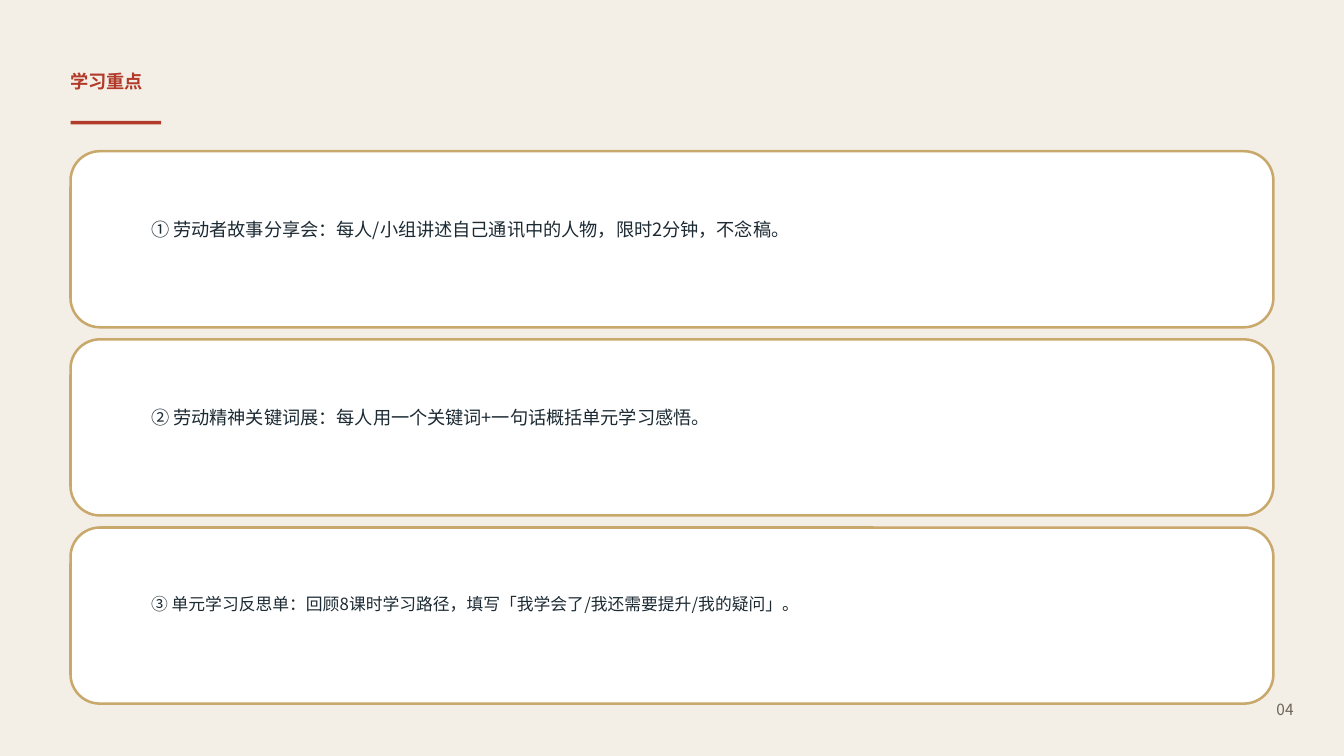
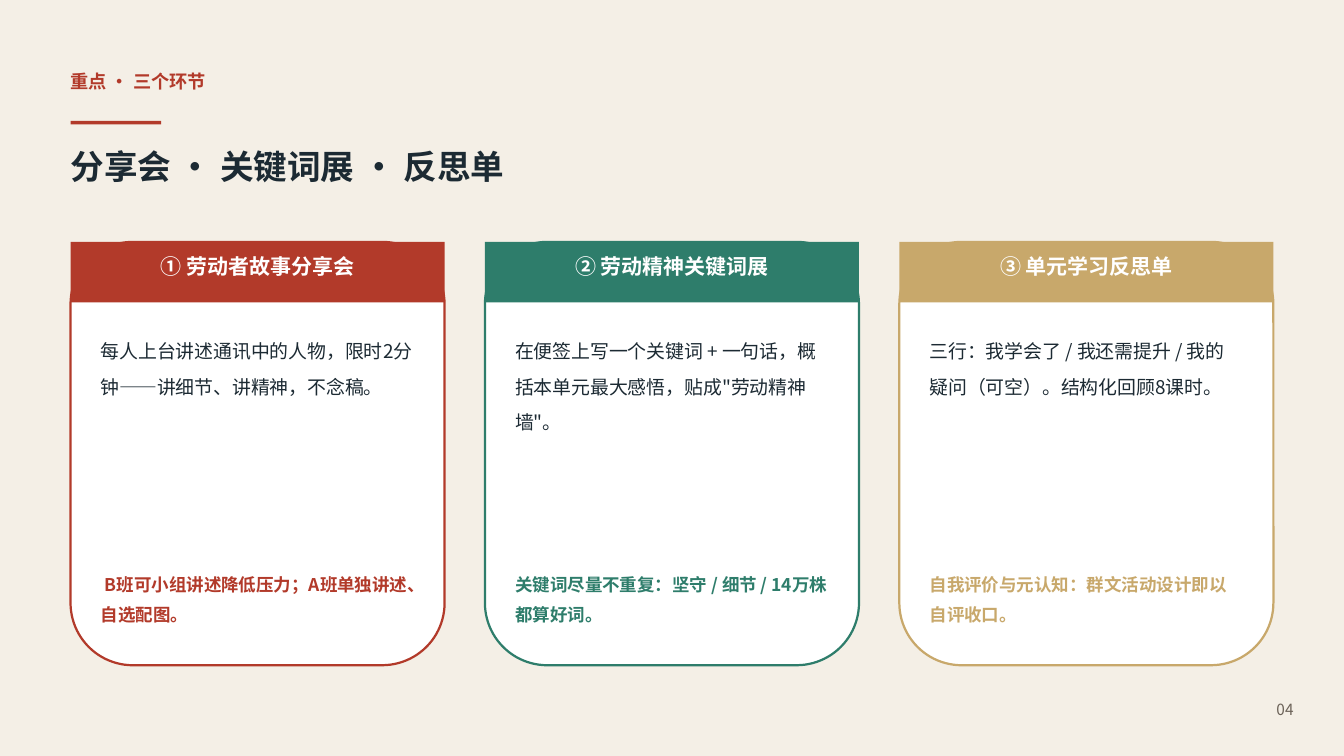
Before and after one commit to katarakinkim-arch/english-lesson-miniprogram, a slide deck: slide 4 of preview_v7/cn/l-cn-bs-u2-8.pptx. Drawn at 1344x756 pixels with LibreOffice and Linux fonts; fonts in the diff are those of the drawing. Boxes give left, top, right and bottom in pixels: in the first picture for what was removed or moved away, otherwise in the second. Text is boxed around its words. In the diff, an @@ line names an element or a change of style, - is before the commit and + after.

```diff
--- a/preview_v7/cn/l-cn-bs-u2-8.pptx
+++ b/preview_v7/cn/l-cn-bs-u2-8.pptx
@@ text at (x1=71, y1=72, x2=206, y2=90): text changed @@
-学习重点
+重点 · 三个环节
@@ rounded rectangle removed at (x1=71, y1=151, x2=1273, y2=328) @@
@@ text added at (x1=71, y1=150, x2=504, y2=182), 24 pt, text #1C2A33, bold @@
+分享会 · 关键词展 · 反思单
@@ rounded rectangle added at (x1=71, y1=242, x2=445, y2=665), fill #FFFFFF, outline #B23A2A 1.6 pt @@
@@ rectangle added at (x1=71, y1=242, x2=445, y2=302), fill #B23A2A @@
@@ text added at (x1=161, y1=256, x2=354, y2=276), 15 pt, text #FFFFFF, bold @@
+① 劳动者故事分享会
@@ rounded rectangle added at (x1=485, y1=242, x2=859, y2=665), fill #FFFFFF, outline #2E7D6B 1.6 pt @@
@@ rectangle added at (x1=485, y1=242, x2=859, y2=302), fill #2E7D6B @@
@@ text added at (x1=575, y1=256, x2=769, y2=276), 15 pt, text #FFFFFF, bold @@
+② 劳动精神关键词展
@@ rounded rectangle added at (x1=899, y1=242, x2=1273, y2=665), fill #FFFFFF, outline #C8A86B 1.6 pt @@
@@ rectangle added at (x1=899, y1=242, x2=1273, y2=302), fill #C8A86B @@
@@ text added at (x1=1000, y1=256, x2=1173, y2=276), 15 pt, text #FFFFFF, bold @@
+③ 单元学习反思单
@@ rounded rectangle removed at (x1=71, y1=340, x2=1273, y2=516) @@
@@ text at (x1=101, y1=342, x2=413, y2=396): text changed; size 13 to 13.5 pt @@
-① 劳动者故事分享会：每人/小组讲述自己通讯中的人物，限时2分钟，不念稿。
+每人上台讲述通讯中的人物，限时2分钟——讲细节、讲精神，不念稿。
@@ text at (x1=515, y1=342, x2=816, y2=431): text changed; size 13 to 13.5 pt @@
-② 劳动精神关键词展：每人用一个关键词+一句话概括单元学习感悟。
+在便签上写一个关键词 + 一句话，概括本单元最大感悟，贴成"劳动精神墙"。
@@ text added at (x1=930, y1=342, x2=1225, y2=396), 13.5 pt, text #1C2A33 @@
+三行：我学会了 / 我还需提升 / 我的疑问（可空）。结构化回顾8课时。
@@ rounded rectangle removed at (x1=71, y1=527, x2=1273, y2=704) @@
@@ text added at (x1=101, y1=576, x2=425, y2=623), 12.5 pt, text #B23A2A, bold @@
+B班可小组讲述降低压力；A班单独讲述、自选配图。
@@ text removed at (x1=151, y1=595, x2=799, y2=613) @@
-③ 单元学习反思单：回顾8课时学习路径，填写「我学会了/我还需要提升/我的疑问」。
@@ text added at (x1=515, y1=576, x2=828, y2=623), 12.5 pt, text #2E7D6B, bold @@
+关键词尽量不重复：坚守 / 细节 / 14万株 都算好词。
@@ text added at (x1=930, y1=576, x2=1227, y2=623), 12.5 pt, text #C8A86B, bold @@
+自我评价与元认知：群文活动设计即以自评收口。
```
Also in this commit, not shown: 3 other slides changed, 5 slides added, 5 slides removed, 2 other files.
